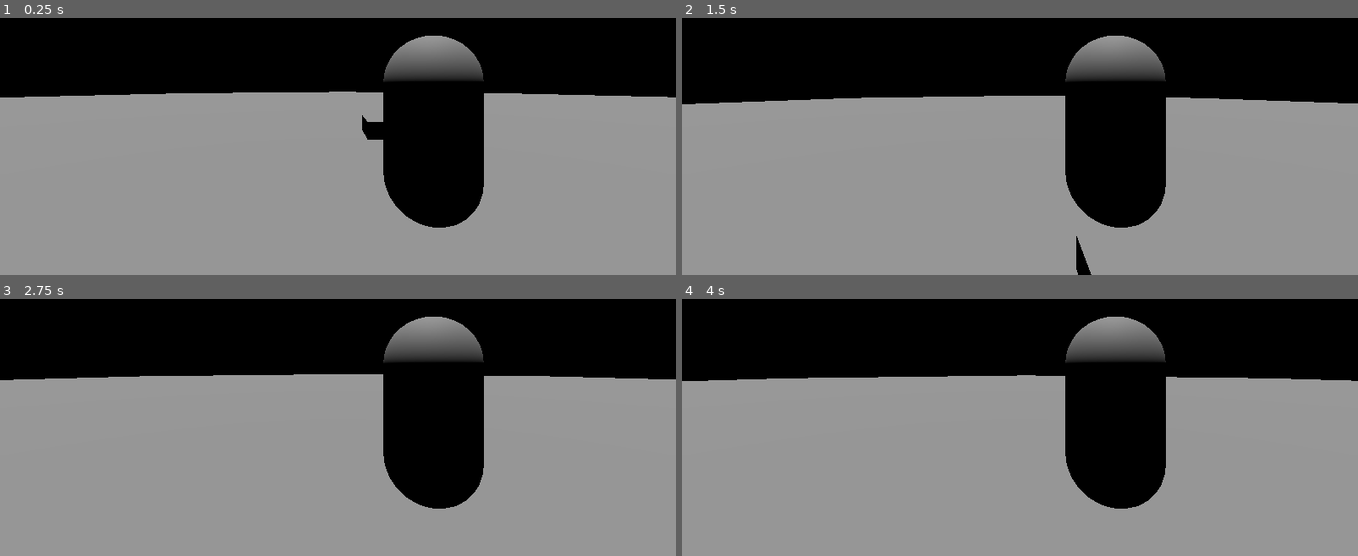
Above: before the commit, frames 1-4 (two rows, left to right).
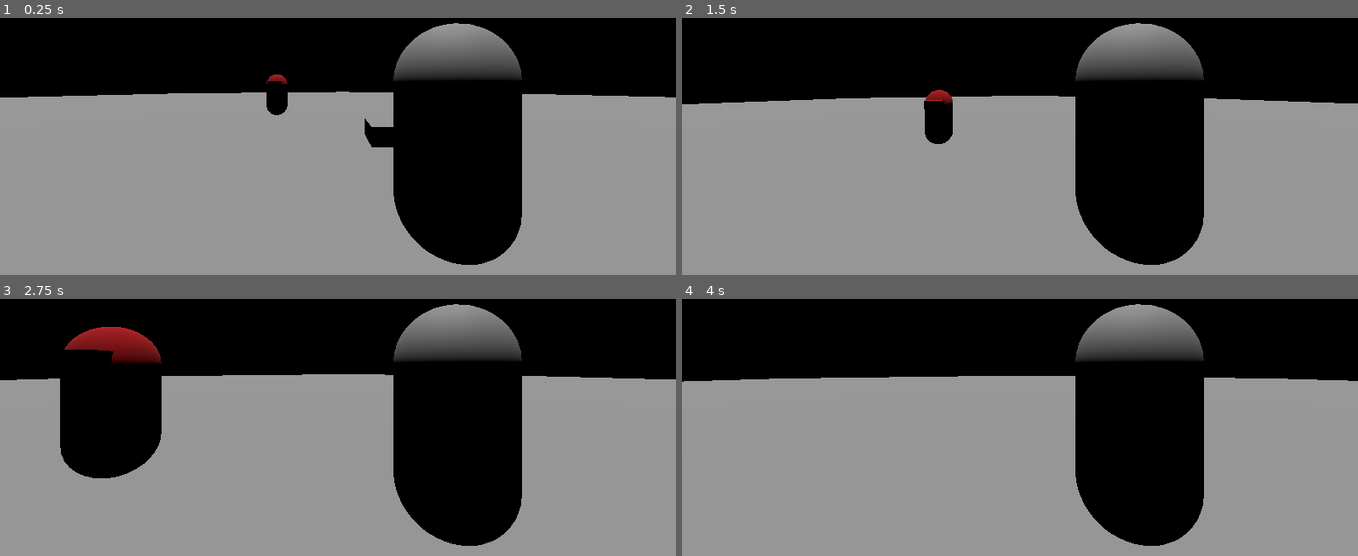
Above: after the commit, the same moments.

Repository: Sprotex/ludum-dare-54
Game: Godot game, scene res://level.tscn
Two runs of this game, one before a commit and one after it. Both use one fixed random seed, a clock stepped at 60 frames per second and the inputs below.
Inputs (mouse positions are in pixels of both pictures, inside the frame that each line leads up to):
- Up to frame 1 (0.25 s): no input
- Up to frame 2 (1.5 s): tap Enter at 0.5 s; move the mouse to (1053, 84) at 0.52 s; hold W (move_forward) from 0.53 s (still down); tap Space (jump) at 0.77 s; move the mouse to (986, 87) at 1.27 s
- Up to frame 3 (2.75 s): keep holding W (move_forward); tap Space (jump) at 1.52 s; move the mouse to (351, 360) at 2.02 s
- Up to frame 4 (4 s): keep holding W (move_forward); move the mouse to (1013, 373) at 2.77 s; tap Space (jump) at 3.02, 3.77 s; move the mouse to (1067, 370) at 3.52 s

The runs differ from the first frame. In frame 1, 7.6% of the frame differs, in the area x 3-99%, y 1-97%; in frame 2, 8.1%; in frame 3, 14%, in the area x 2-96%, y 1-97%; in frame 4, 7.2%.

Commit message:
add basic enemy to shoot
add health
tweak particles
add bullet collisions with characters

Diff:
--- a/character/bullet/bullet.tscn
+++ b/character/bullet/bullet.tscn
@@ -33,9 +33,10 @@
 transform = Transform3D(1, 0, 0, 0, -4.37114e-08, 1, 0, -1, -4.37114e-08, 0, 0, 0)
 shape = SubResource("CylinderShape3D_xl1i8")
 
-[node name="BulletCollisions" type="Node" parent="." node_paths=PackedStringArray("character_body")]
+[node name="BulletCollisions" type="Node" parent="." node_paths=PackedStringArray("character_body", "particles")]
 script = ExtResource("3_0rm1p")
 character_body = NodePath("..")
+particles = NodePath("../CPUParticles3D")
 
 [node name="BulletMovement" type="Node" parent="." node_paths=PackedStringArray("character_body", "inputs")]
 script = ExtResource("3_v485l")
@@ -50,9 +51,13 @@
 
 [node name="CPUParticles3D" type="CPUParticles3D" parent="."]
 amount = 50
-lifetime = 0.2
+lifetime = 0.1
 mesh = SubResource("QuadMesh_7sshu")
-direction = Vector3(0, 0, 0)
+direction = Vector3(0, 0, -1)
+spread = 0.0
+gravity = Vector3(0, 0, 0)
+initial_velocity_min = 2.0
+initial_velocity_max = 2.0
 metadata/_edit_lock_ = true
 
 [connection signal="on_collision" from="BulletMovement" to="BulletCollisions" method="_on_bullet_collision"]
--- a/character/bullet/bulllet_collisions.gd
+++ b/character/bullet/bulllet_collisions.gd
@@ -2,10 +2,35 @@
 
 @export var character_body: CharacterBody3D
 @export var normal_offset_scale = 0.1
+@export var particles: CPUParticles3D
 
-func _on_bullet_collision(collision: KinematicCollision3D) -> void:
+
+func _ricochet(collision: KinematicCollision3D) -> void:
   var collision_normal = collision.get_normal()
   var travel_direction = collision.get_travel()
   var reflected_direction = travel_direction.bounce(collision_normal)
   character_body.global_transform.basis = Basis.looking_at(reflected_direction)
   character_body.global_transform.origin += collision_normal * normal_offset_scale
+
+
+func _remove_particles() -> void:
+  var particles_parent = particles.get_parent()
+  particles_parent.remove_child(particles)
+  particles_parent.get_parent().add_child(particles)
+  particles.emitting = false
+  await get_tree().create_timer(particles.lifetime).timeout
+  particles.queue_free()
+
+
+func _collide_with_body(body: Character) -> void:
+  character_body.queue_free()
+  body.health.take_damage()
+  _remove_particles()
+
+
+func _on_bullet_collision(collision: KinematicCollision3D) -> void:
+  var collider = collision.get_collider()
+  if collider is Character:
+    _collide_with_body(collider)
+    return
+  _ricochet(collision)
--- /dev/null
+++ b/character/character.gd
@@ -0,0 +1,26 @@
+extends CharacterBody3D
+
+class_name Character
+
+enum Type { OTHER, PLAYER, ENEMY  }
+
+@export var type: Character.Type
+var health: Health
+
+func set_health() -> void:
+  for child in get_children():
+    if not child is Health:
+      continue
+    health = child
+    return
+
+
+func die() -> void:
+  if type == Type.PLAYER:
+    print("player ded")
+    return
+  queue_free()
+
+
+func _ready() -> void:
+  set_health()
--- a/character/character.tscn
+++ b/character/character.tscn
@@ -1,5 +1,7 @@
-[gd_scene load_steps=6 format=3 uid="uid://d222y8cfa7ept"]
+[gd_scene load_steps=8 format=3 uid="uid://d222y8cfa7ept"]
 
+[ext_resource type="Script" path="res://character/character.gd" id="1_2poh3"]
+[ext_resource type="Script" path="res://character/health.gd" id="3_bw4ni"]
 [ext_resource type="PackedScene" uid="uid://bi7ck8n3ra58w" path="res://weapon/weapon.tscn" id="4_5vcc8"]
 [ext_resource type="PackedScene" uid="uid://bem04yqq2onsr" path="res://character/bullet/bullet.tscn" id="5_wndih"]
 
@@ -11,6 +13,7 @@
 [sub_resource type="CapsuleShape3D" id="CapsuleShape3D_1mw0j"]
 
 [node name="Character" type="CharacterBody3D"]
+script = ExtResource("1_2poh3")
 
 [node name="MeshInstance3D" type="MeshInstance3D" parent="."]
 transform = Transform3D(1, 0, 0, 0, 1, 0, 0, 0, 1, 0, 1, 0)
@@ -22,7 +25,7 @@
 mesh = SubResource("BoxMesh_87ork")
 skeleton = NodePath("")
 
-[node name="Marker3D" type="Marker3D" parent="MeshInstance3D2"]
+[node name="Firepoint" type="Marker3D" parent="MeshInstance3D2"]
 transform = Transform3D(1, 0, 0, 0, 1, 0, 0, 0, 1, 0, 0.086579, -0.537678)
 
 [node name="CollisionShape3D" type="CollisionShape3D" parent="."]
@@ -31,6 +34,10 @@
 
 [node name="Weapon" parent="." node_paths=PackedStringArray("firepoint") instance=ExtResource("4_5vcc8")]
 bullet = ExtResource("5_wndih")
-firepoint = NodePath("../MeshInstance3D2/Marker3D")
+firepoint = NodePath("../MeshInstance3D2/Firepoint")
+
+[node name="Health" type="Node" parent="." node_paths=PackedStringArray("character_body")]
+script = ExtResource("3_bw4ni")
+character_body = NodePath("..")
 
 [node name="Control" type="Node" parent="."]
--- a/character/enemy/enemy.tscn
+++ b/character/enemy/enemy.tscn
@@ -1,10 +1,27 @@
-[gd_scene load_steps=3 format=3 uid="uid://bv8p0ro6ci4wl"]
+[gd_scene load_steps=5 format=3 uid="uid://bv8p0ro6ci4wl"]
 
 [ext_resource type="PackedScene" uid="uid://d222y8cfa7ept" path="res://character/character.tscn" id="1_vcct7"]
 [ext_resource type="Script" path="res://character/character_movement.gd" id="2_1pujd"]
+[ext_resource type="Material" uid="uid://cyqolvaksjvwp" path="res://character/enemy/enemy_material.tres" id="2_uixdu"]
+[ext_resource type="Script" path="res://character/character_inputs.gd" id="4_4em7t"]
 
 [node name="Enemy" instance=ExtResource("1_vcct7")]
+type = 2
 
-[node name="CharacterMovement" type="Node" parent="Control" index="0" node_paths=PackedStringArray("character_body")]
+[node name="MeshInstance3D" parent="." index="0"]
+material_override = ExtResource("2_uixdu")
+
+[node name="MeshInstance3D2" parent="." index="1"]
+material_override = ExtResource("2_uixdu")
+
+[node name="Weapon" parent="." index="3" node_paths=PackedStringArray("inputs", "firepoint_direction")]
+inputs = NodePath("../Control/CharacterInputs")
+firepoint_direction = NodePath("../MeshInstance3D2/Firepoint")
+
+[node name="CharacterMovement" type="Node" parent="Control" index="0" node_paths=PackedStringArray("character_body", "inputs")]
 script = ExtResource("2_1pujd")
 character_body = NodePath("../..")
+inputs = NodePath("../CharacterInputs")
+
+[node name="CharacterInputs" type="Node" parent="Control" index="1"]
+script = ExtResource("4_4em7t")
--- /dev/null
+++ b/character/enemy/enemy_material.tres
@@ -0,0 +1,4 @@
+[gd_resource type="StandardMaterial3D" format=3 uid="uid://cyqolvaksjvwp"]
+
+[resource]
+albedo_color = Color(0.662745, 0, 0.054902, 1)
--- /dev/null
+++ b/character/health.gd
@@ -0,0 +1,17 @@
+extends Node
+
+class_name Health
+
+@export var character_body: Character
+@export var max_health := 3
+@onready var health = max_health
+
+
+func die() -> void:
+  queue_free()
+
+
+func take_damage() -> void:
+  health -= 1
+  if health <= 0:
+    character_body.die()
--- a/character/player/player.tscn
+++ b/character/player/player.tscn
@@ -6,15 +6,9 @@
 [ext_resource type="Script" path="res://character/player/camera_rig.gd" id="3_le5wo"]
 
 [node name="Player" instance=ExtResource("1_t25yq")]
+type = 1
 
-[node name="CameraRig" type="Node3D" parent="." index="3"]
-transform = Transform3D(1, 0, 0, 0, 1, 0, 0, 0, 1, -1, 0, 0)
-script = ExtResource("3_le5wo")
-
-[node name="Camera3D" type="Camera3D" parent="CameraRig" index="0"]
-transform = Transform3D(1, 0, 0, 0, 1, 0, 0, 0, 1, 0, 1.46911, 2.68216)
-
-[node name="Weapon" parent="." index="4" node_paths=PackedStringArray("inputs", "firepoint_direction")]
+[node name="Weapon" parent="." index="3" node_paths=PackedStringArray("inputs", "firepoint_direction")]
 inputs = NodePath("../Control/PlayerInputs")
 firepoint_direction = NodePath("../CameraRig/Camera3D")
 
@@ -25,3 +19,10 @@
 
 [node name="PlayerInputs" type="Node" parent="Control" index="1"]
 script = ExtResource("2_p7gc2")
+
+[node name="CameraRig" type="Node3D" parent="." index="6"]
+transform = Transform3D(1, 0, 0, 0, 1, 0, 0, 0, 1, -1, 0, 0)
+script = ExtResource("3_le5wo")
+
+[node name="Camera3D" type="Camera3D" parent="CameraRig" index="0"]
+transform = Transform3D(1, 0, 0, 0, 1, 0, 0, 0, 1, 0, 1.46911, 2.18216)
--- a/level.tscn
+++ b/level.tscn
@@ -1,7 +1,8 @@
-[gd_scene load_steps=9 format=3 uid="uid://bof588v2k85x1"]
+[gd_scene load_steps=10 format=3 uid="uid://bof588v2k85x1"]
 
 [ext_resource type="PackedScene" uid="uid://c7fldyilqdf73" path="res://dome/hemisphere.tscn" id="1_4po3j"]
 [ext_resource type="PackedScene" uid="uid://d3kkn2idgjotw" path="res://character/player/player.tscn" id="1_6hflv"]
+[ext_resource type="PackedScene" uid="uid://bv8p0ro6ci4wl" path="res://character/enemy/enemy.tscn" id="4_clud1"]
 [ext_resource type="PackedScene" uid="uid://b7t8fb13vp205" path="res://dome/icosphere.tscn" id="4_kft5k"]
 
 [sub_resource type="WorldBoundaryShape3D" id="WorldBoundaryShape3D_528qu"]
@@ -56,3 +57,6 @@
 
 [node name="Player" parent="." instance=ExtResource("1_6hflv")]
 transform = Transform3D(1, 0, 0, 0, 1, 0, 0, 0, 1, 0, 0, 2)
+
+[node name="Enemy" parent="." instance=ExtResource("4_clud1")]
+transform = Transform3D(-1, 0, -8.74228e-08, 0, 1, 0, 8.74228e-08, 0, -1, -4, 0, -8)
